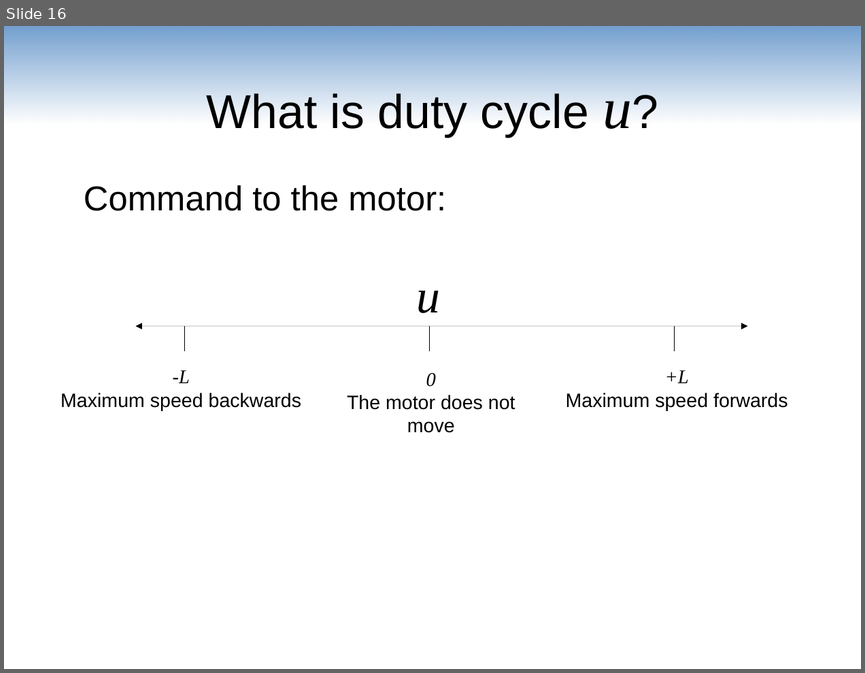
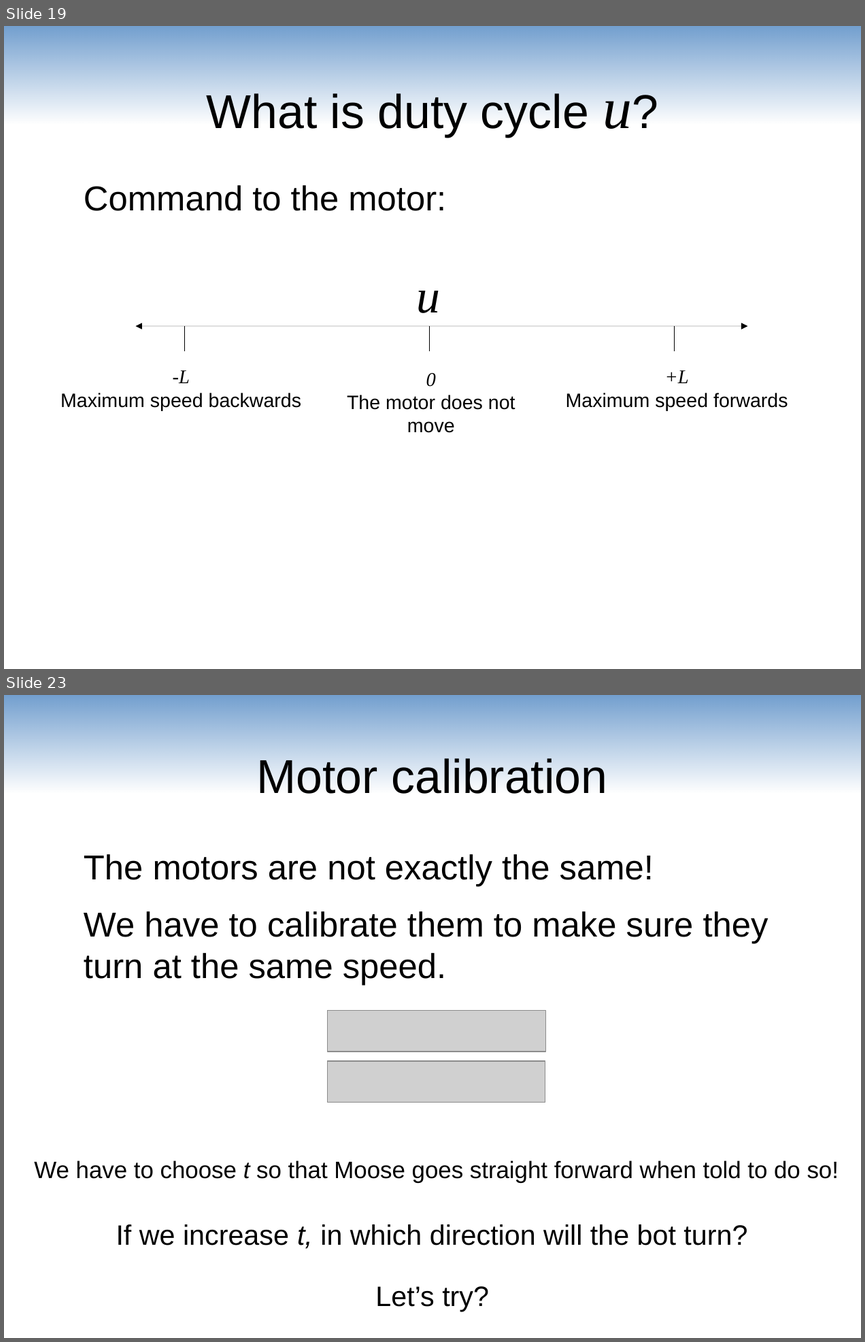
Before and after one commit to maivincent/MISE_presentations, a slide deck: step1_joystick_drive.odp. Shown one above the other, each under a label of ours: slide 16 before the commit, slides 19 and 23 after it; the slides between them are not shown. The pictures are 865x673 and 865x1342 pixels, drawn with LibreOffice and Linux fonts; fonts in the diff are those of the drawing; grey boxes stand for pictures. Boxes give left, top, right and bottom in pixels: in the first picture for what was removed or moved away, otherwise in the second. Text is boxed around its words. In the diff, an @@ line names an element or a change of style, - is before the commit and + after.

Commit message:
Added calibration

```diff
--- a/step1_joystick_drive.odp
+++ b/step1_joystick_drive.odp
@@ slide 23 added at [4,695,861,1338], background #FFFFFF @@
@@ rectangle added at [4,695,861,793], fill gradient #729FCF @@
@@ title added at [257,758,607,794], 44 pt, text #000000 @@
+Motor calibration
@@ text added at [84,854,768,985], 32 pt, text #000000 @@
+The motors are not exactly the same!
+We have to calibrate them to make sure they turn at the same speed.
@@ picture added at [328,1011,546,1052] @@
@@ picture added at [328,1062,545,1102] @@
@@ text added at [34,1160,838,1183], 22 pt, text #000000 @@
+We have to choose t so that Moose goes straight forward when told to do so!
@@ text added at [116,1224,747,1249], 26 pt, text #000000 @@
+If we increase t, in which direction will the bot turn?
@@ text added at [375,1286,489,1311], 26 pt, text #000000 @@
+Let’s try?
@@ what was slide 16 is now slide 19 @@
```
Also in this commit, not shown: 1 slide changed, 4 other slides added.
